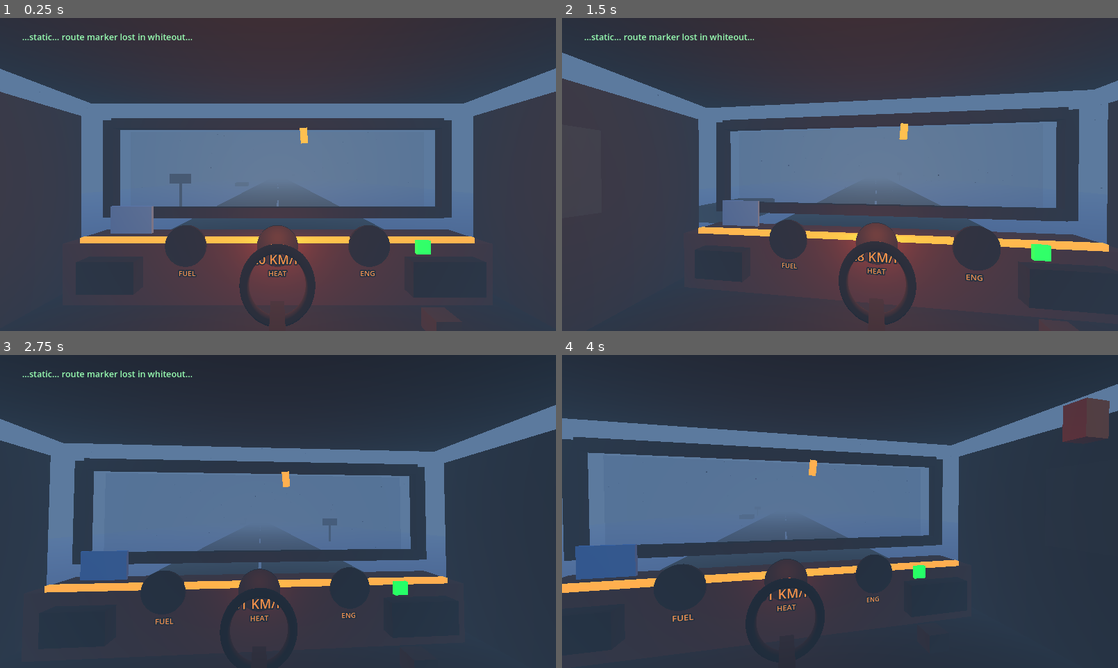
Above: before the commit, frames 1-4 (two rows, left to right).
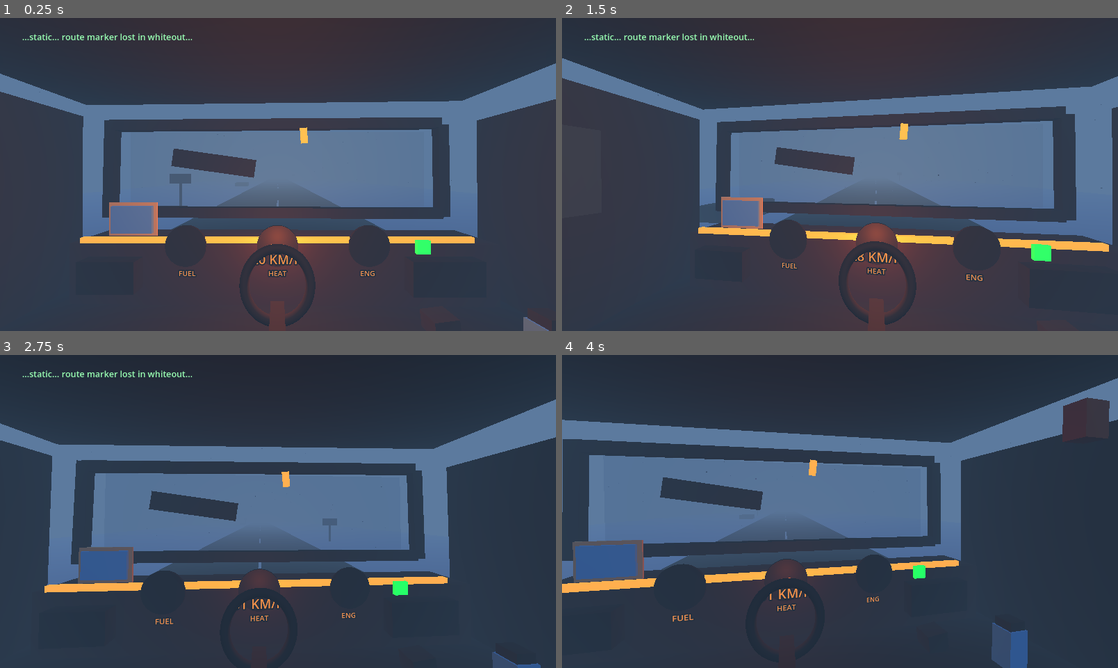
Above: after the commit, the same moments.

Repository: simonovic86/frozen-highway
Game: Godot game, scene res://scenes/Main.tscn
Same seed, same stepped clock (60 frames per second), same inputs: the game is played once before the commit and once after it.
Inputs (mouse positions are in pixels of both pictures, inside the frame that each line leads up to):
- Up to frame 1 (0.25 s): no input
- Up to frame 2 (1.5 s): tap Enter at 0.5 s; move the mouse to (867, 174) at 0.52 s; hold H (heater_toggle) 0.53-1.28 s; hold W (throttle_up) from 0.53 s (still down); move the mouse to (812, 174) at 1.27 s; tap E (interact) at 1.35 s
- Up to frame 3 (2.75 s): keep holding W (throttle_up); move the mouse to (289, 505) at 2.02 s; hold L (lights_toggle) from 2.03 s (still down)
- Up to frame 4 (4 s): keep holding W (throttle_up); move the mouse to (834, 517) at 2.77 s; release L (lights_toggle) at 2.78 s; tap R (radio_toggle) at 2.85 s; move the mouse to (878, 514) at 3.52 s; hold H (heater_toggle) from 3.53 s (still down)

The runs differ from the first frame. In frame 1, 3.4% of the frame differs, in the area x 0-100%, y 14-100%; in frame 2, 3.1%; in frame 3, 3.6%; in frame 4, 5.2%, in the area x 0-100%, y 7-100%.

Commit message:
Add worn cabin style details

Diff:
--- a/scripts/Cabin.gd
+++ b/scripts/Cabin.gd
@@ -48,6 +48,10 @@
 var mat_black: StandardMaterial3D
 var mat_snow: StandardMaterial3D
 var mat_wiper: StandardMaterial3D
+var mat_grime: StandardMaterial3D
+var mat_rust: StandardMaterial3D
+var mat_paper: StandardMaterial3D
+var mat_cloth: StandardMaterial3D
 
 func _ready() -> void:
 	base_camera_pivot_position = camera_pivot.position
@@ -172,17 +176,21 @@
 	needle.rotation.z = angle
 
 func _create_materials() -> void:
-	mat_warm = _mat(Color(0.78, 0.42, 0.18), Color(0.8, 0.32, 0.07), 0.08)
-	mat_warm_dark = _mat(Color(0.22, 0.13, 0.08), Color(0.55, 0.18, 0.05), 0.18)
+	mat_warm = _mat(Color(0.5, 0.27, 0.13), Color(0.45, 0.18, 0.04), 0.04)
+	mat_warm_dark = _mat(Color(0.15, 0.095, 0.065), Color(0.36, 0.12, 0.03), 0.08)
 	mat_warm_emissive = _mat(Color(1.0, 0.58, 0.18), Color(1.0, 0.38, 0.08), 1.8)
-	mat_dark = _mat(Color(0.075, 0.055, 0.045), Color(0.15, 0.05, 0.015), 0.04)
-	mat_metal = _mat(Color(0.18, 0.17, 0.16), Color.BLACK, 0.0)
+	mat_dark = _mat(Color(0.048, 0.042, 0.036), Color(0.08, 0.025, 0.01), 0.025)
+	mat_metal = _mat(Color(0.12, 0.115, 0.105), Color.BLACK, 0.0)
 	mat_red = _mat(Color(1.0, 0.12, 0.05), Color(1.0, 0.05, 0.0), 1.7)
 	mat_green = _mat(Color(0.1, 0.9, 0.38), Color(0.0, 0.8, 0.22), 1.3)
 	mat_blue = _mat(Color(0.32, 0.56, 0.8), Color(0.1, 0.32, 0.55), 0.65)
 	mat_black = _mat(Color(0.015, 0.014, 0.013), Color.BLACK, 0.0)
 	mat_snow = _mat(Color(0.78, 0.86, 0.94), Color(0.18, 0.26, 0.34), 0.15)
 	mat_wiper = _mat(Color(0.02, 0.018, 0.016), Color.BLACK, 0.0)
+	mat_grime = _mat(Color(0.035, 0.03, 0.024), Color.BLACK, 0.0)
+	mat_rust = _mat(Color(0.36, 0.12, 0.045), Color.BLACK, 0.0)
+	mat_paper = _mat(Color(0.74, 0.68, 0.52), Color.BLACK, 0.0)
+	mat_cloth = _mat(Color(0.18, 0.24, 0.28), Color.BLACK, 0.0)
 
 	mat_glass = StandardMaterial3D.new()
 	mat_glass.albedo_color = Color(0.36, 0.62, 0.8, 0.18)
@@ -192,23 +200,34 @@
 	mat_glass.emission_energy_multiplier = 0.3
 
 func _build_cabin() -> void:
-	_add_box(self, "Floor", Vector3(6.8, 0.18, 7.2), Vector3(0.0, -1.0, 1.7), mat_dark)
-	_add_box(self, "Roof", Vector3(6.8, 0.2, 7.2), Vector3(0.0, 2.55, 1.7), mat_dark)
-	_add_box(self, "LeftWall", Vector3(0.22, 3.2, 6.6), Vector3(-3.45, 0.55, 1.7), mat_metal)
-	_add_box(self, "RightWall", Vector3(0.22, 3.2, 6.6), Vector3(3.45, 0.55, 1.7), mat_metal)
-	_add_box(self, "BackWall", Vector3(6.8, 3.2, 0.22), Vector3(0.0, 0.55, 5.0), mat_dark)
-	_add_box(self, "DashBulk", Vector3(6.1, 0.9, 0.85), Vector3(0.0, -0.28, -1.36), mat_warm_dark)
+	var floor := _add_box(self, "Floor", Vector3(6.8, 0.18, 7.2), Vector3(0.0, -1.0, 1.7), mat_dark)
+	floor.rotation_degrees.z = -0.25
+	var roof := _add_box(self, "Roof", Vector3(6.8, 0.2, 7.2), Vector3(-0.06, 2.55, 1.74), mat_dark)
+	roof.rotation_degrees.z = 0.65
+	var left_wall := _add_box(self, "LeftWall", Vector3(0.22, 3.2, 6.6), Vector3(-3.45, 0.55, 1.68), mat_metal)
+	left_wall.rotation_degrees.z = -0.35
+	var right_wall := _add_box(self, "RightWall", Vector3(0.22, 3.08, 6.45), Vector3(3.39, 0.5, 1.77), mat_metal)
+	right_wall.rotation_degrees.z = 0.55
+	var back_wall := _add_box(self, "BackWall", Vector3(6.65, 3.2, 0.22), Vector3(-0.08, 0.55, 5.0), mat_dark)
+	back_wall.rotation_degrees.y = -0.7
+	var dash_bulk := _add_box(self, "DashBulk", Vector3(6.1, 0.9, 0.85), Vector3(0.07, -0.28, -1.36), mat_warm_dark)
+	dash_bulk.rotation_degrees.y = -0.8
 
 	_add_box(self, "WindshieldGlass", Vector3(5.3, 1.35, 0.04), Vector3(0.0, 1.25, -1.86), mat_glass)
-	_add_box(self, "WindshieldTopFrame", Vector3(5.8, 0.18, 0.18), Vector3(0.0, 2.05, -1.78), mat_dark)
-	_add_box(self, "WindshieldBottomFrame", Vector3(5.8, 0.18, 0.18), Vector3(0.0, 0.48, -1.78), mat_dark)
-	_add_box(self, "LeftAFrame", Vector3(0.18, 1.7, 0.18), Vector3(-2.95, 1.25, -1.78), mat_dark)
-	_add_box(self, "RightAFrame", Vector3(0.18, 1.7, 0.18), Vector3(2.95, 1.25, -1.78), mat_dark)
+	var top_frame := _add_box(self, "WindshieldTopFrame", Vector3(5.8, 0.18, 0.18), Vector3(-0.04, 2.04, -1.78), mat_dark)
+	top_frame.rotation_degrees.z = 0.45
+	var bottom_frame := _add_box(self, "WindshieldBottomFrame", Vector3(5.65, 0.18, 0.18), Vector3(0.06, 0.48, -1.78), mat_dark)
+	bottom_frame.rotation_degrees.z = -0.3
+	var left_a_frame := _add_box(self, "LeftAFrame", Vector3(0.18, 1.7, 0.18), Vector3(-2.95, 1.25, -1.78), mat_dark)
+	left_a_frame.rotation_degrees.z = -1.4
+	var right_a_frame := _add_box(self, "RightAFrame", Vector3(0.18, 1.62, 0.18), Vector3(2.91, 1.22, -1.78), mat_dark)
+	right_a_frame.rotation_degrees.z = 1.0
 	_add_box(self, "LeftSideWindow", Vector3(0.04, 1.0, 1.4), Vector3(-3.34, 1.15, 0.7), mat_glass)
 	_add_box(self, "RightSideWindow", Vector3(0.04, 1.0, 1.4), Vector3(3.34, 1.15, 0.7), mat_glass)
 
 	windshield_snow = _add_box(self, "WindshieldSnow", Vector3(5.15, 1.2, 0.035), Vector3(0.0, 1.25, -1.82), mat_snow)
 	windshield_snow.visible = false
+	_build_wear_marks()
 	_build_wipers()
 
 func _build_dashboard() -> void:
@@ -270,10 +289,44 @@
 	return needle
 
 func _build_personal_objects() -> void:
-	_add_box(self, "Blanket", Vector3(1.4, 0.18, 1.0), Vector3(-2.1, -0.86, 3.6), mat_warm)
+	var blanket := _add_box(self, "Blanket", Vector3(1.4, 0.18, 1.0), Vector3(-2.1, -0.86, 3.6), mat_cloth)
+	blanket.rotation_degrees.y = -6.0
+	_add_box(self, "BlanketFold", Vector3(1.15, 0.16, 0.28), Vector3(-2.22, -0.7, 3.18), mat_warm)
 	_add_box(self, "OldPhoto", Vector3(0.55, 0.36, 0.04), Vector3(-1.95, 0.55, -0.76), mat_blue)
-	_add_box(self, "TinCup", Vector3(0.28, 0.34, 0.28), Vector3(1.9, -0.64, -0.35), mat_metal)
+	_add_box(self, "PhotoBorder", Vector3(0.65, 0.45, 0.025), Vector3(-1.95, 0.55, -0.79), mat_paper)
+	var tin_cup := _add_box(self, "TinCup", Vector3(0.28, 0.34, 0.28), Vector3(1.9, -0.64, -0.35), mat_metal)
+	tin_cup.rotation_degrees.z = 7.0
+	_add_box(self, "Thermos", Vector3(0.24, 0.58, 0.24), Vector3(2.55, -0.54, 0.18), mat_blue)
+	_add_box(self, "ThermosCap", Vector3(0.2, 0.1, 0.2), Vector3(2.55, -0.2, 0.18), mat_metal)
+	_add_box(self, "Toolbox", Vector3(0.95, 0.42, 0.48), Vector3(-2.35, -0.69, 1.05), mat_rust)
+	_add_box(self, "ToolboxLatch", Vector3(0.24, 0.08, 0.04), Vector3(-2.35, -0.48, 0.8), mat_metal)
+	var wrench := _add_box(self, "LooseWrench", Vector3(0.68, 0.06, 0.09), Vector3(-1.55, -0.86, 1.22), mat_metal)
+	wrench.rotation_degrees.y = 22.0
+	_add_box(self, "WrenchHead", Vector3(0.2, 0.08, 0.16), Vector3(-1.24, -0.85, 1.35), mat_metal)
+	var map := _add_box(self, "FoldedMap", Vector3(0.86, 0.02, 0.58), Vector3(0.9, -0.72, 0.9), mat_paper)
+	map.rotation_degrees.y = -18.0
+	_add_box(self, "MapCrease", Vector3(0.035, 0.025, 0.6), Vector3(0.92, -0.7, 0.9), mat_grime)
+	_add_box(self, "FoodCanA", Vector3(0.22, 0.24, 0.22), Vector3(2.85, -0.76, 1.15), mat_metal)
+	_add_box(self, "FoodCanB", Vector3(0.2, 0.2, 0.2), Vector3(2.55, -0.78, 1.32), mat_rust)
+	_add_box(self, "GloveLeft", Vector3(0.52, 0.12, 0.26), Vector3(-0.72, -0.84, 2.86), mat_warm_dark)
+	var glove_right := _add_box(self, "GloveRight", Vector3(0.5, 0.12, 0.26), Vector3(-0.2, -0.84, 2.98), mat_warm_dark)
+	glove_right.rotation_degrees.y = 16.0
 	hanging_charm = _add_box(self, "HangingCharm", Vector3(0.12, 0.26, 0.04), Vector3(0.45, 1.82, -1.62), mat_warm_emissive)
+
+func _build_wear_marks() -> void:
+	var dash_stain := _add_box(self, "DashCoffeeStain", Vector3(0.62, 0.035, 0.34), Vector3(1.72, -0.78, -0.88), mat_grime)
+	dash_stain.rotation_degrees.y = -9.0
+	var dash_scrape := _add_box(self, "DashScrape", Vector3(1.35, 0.045, 0.055), Vector3(-0.95, 0.24, -0.91), mat_rust)
+	dash_scrape.rotation_degrees.z = 1.5
+	_add_box(self, "LeftFloorGrime", Vector3(1.65, 0.035, 1.2), Vector3(-1.1, -0.88, 2.0), mat_grime)
+	_add_box(self, "RightFloorGrime", Vector3(1.1, 0.035, 0.92), Vector3(1.65, -0.88, 2.45), mat_grime)
+	var windshield_smear := _add_box(self, "WindshieldSmear", Vector3(1.5, 0.32, 0.025), Vector3(-1.15, 1.36, -1.835), mat_grime)
+	windshield_smear.rotation_degrees.z = -8.0
+	var right_wall_rust := _add_box(self, "RightWallRustBloom", Vector3(0.026, 0.78, 1.05), Vector3(3.25, 0.05, 2.8), mat_rust)
+	right_wall_rust.rotation_degrees.z = 2.0
+	var left_wall_scratches := _add_box(self, "LeftWallScratches", Vector3(0.026, 1.1, 0.08), Vector3(-3.28, 0.42, 1.2), mat_grime)
+	left_wall_scratches.rotation_degrees.x = 12.0
+	_add_box(self, "UnevenRoofGrime", Vector3(1.4, 0.035, 0.82), Vector3(-1.75, 2.42, 2.75), mat_grime)
 
 func _build_wipers() -> void:
 	left_wiper = _build_wiper("LeftWiper", Vector3(-1.7, 0.52, -1.78))
@@ -375,6 +428,7 @@
 func _mat(color: Color, emission: Color, emission_energy: float) -> StandardMaterial3D:
 	var material := StandardMaterial3D.new()
 	material.albedo_color = color
+	material.roughness = 0.88
 	if emission_energy > 0.0:
 		material.emission_enabled = true
 		material.emission = emission
Not shown, changed: TASKS.md
